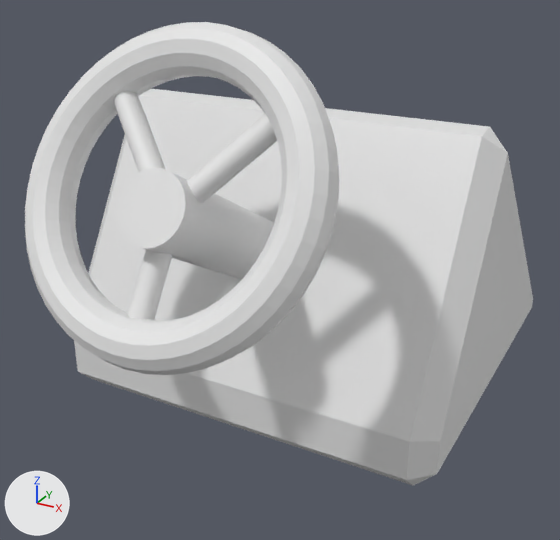
Before and after pictures for a commit that changed the Blender file Assets/Groups/Group S/Models/raws/steering_wheel.blend.
Before and after are seen from a 50 mm camera at (0.425, -0.888, 0.545) aimed at (0.003, -0.12, 0.161). The lights are fixed; the arrows at lower left show +X, +Y and +Z.
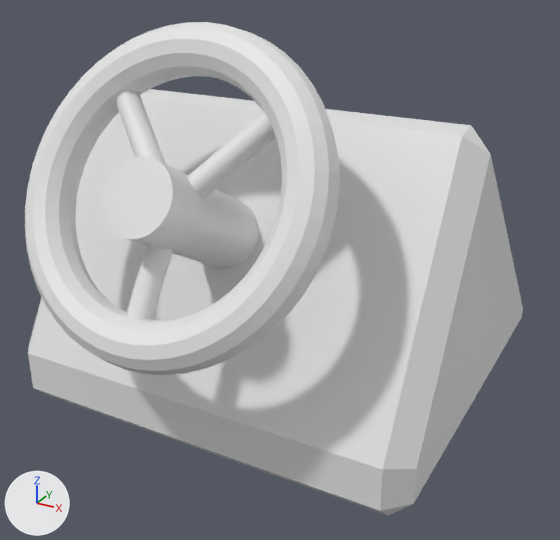
The newer file is also rescaled (x1.3), turned or shifted as a whole; pictures and numbers use the older file's frame.

Boxes (x1, y1, x2, y2) around the edits, measured in the pictures (560 x 540 px):
```json
{"object": "Cube", "change": "moved", "before": [74, 89, 533, 485], "after": [28, 89, 523, 515]}
{"object": "Cylinder", "change": "moved", "before": [116, 168, 274, 279], "after": [102, 156, 258, 269]}
{"object": "Cylinder.002", "change": "moved", "before": [187, 114, 277, 203], "after": [187, 111, 276, 198]}
{"object": "Cylinder.001", "change": "moved", "before": [114, 91, 165, 172], "after": [116, 90, 166, 164]}
{"object": "Cylinder.003", "change": "moved", "before": [128, 250, 172, 320], "after": [126, 245, 172, 320]}
```

The change, as JSON lines over the scene's bpy script:
```json
{"op": "set", "path": "ob_cube.location", "old": "(0.0, 0.0, 0.244)", "new": "(0.0, -0.076, 0.261)"}
{"op": "set", "path": "ob_cylinder.location", "old": "(0.0, -0.251, 0.252)", "new": "(0.0, -0.269, 0.267)"}
{"op": "set", "path": "ob_cylinder_001.location", "old": "(-0.053, -0.301, 0.362)", "new": "(-0.041, -0.308, 0.352)"}
{"op": "set", "path": "ob_cylinder_002.location", "old": "(0.059, -0.301, 0.356)", "new": "(0.045, -0.307, 0.347)"}
{"op": "set", "path": "ob_cylinder_003.location", "old": "(0.0, -0.364, 0.245)", "new": "(0.0, -0.356, 0.262)"}
```
